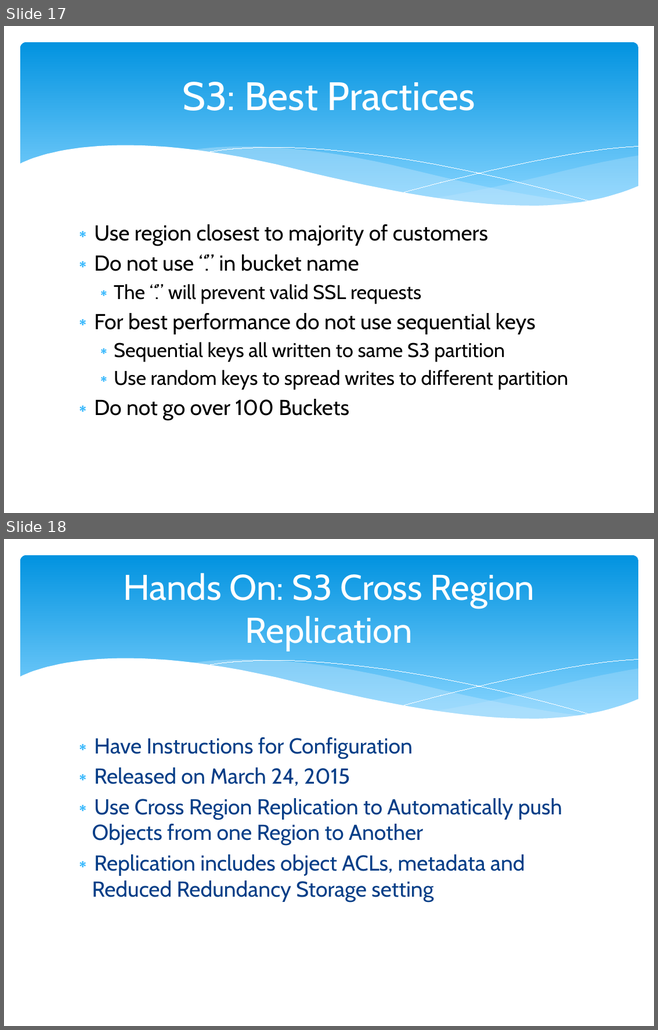
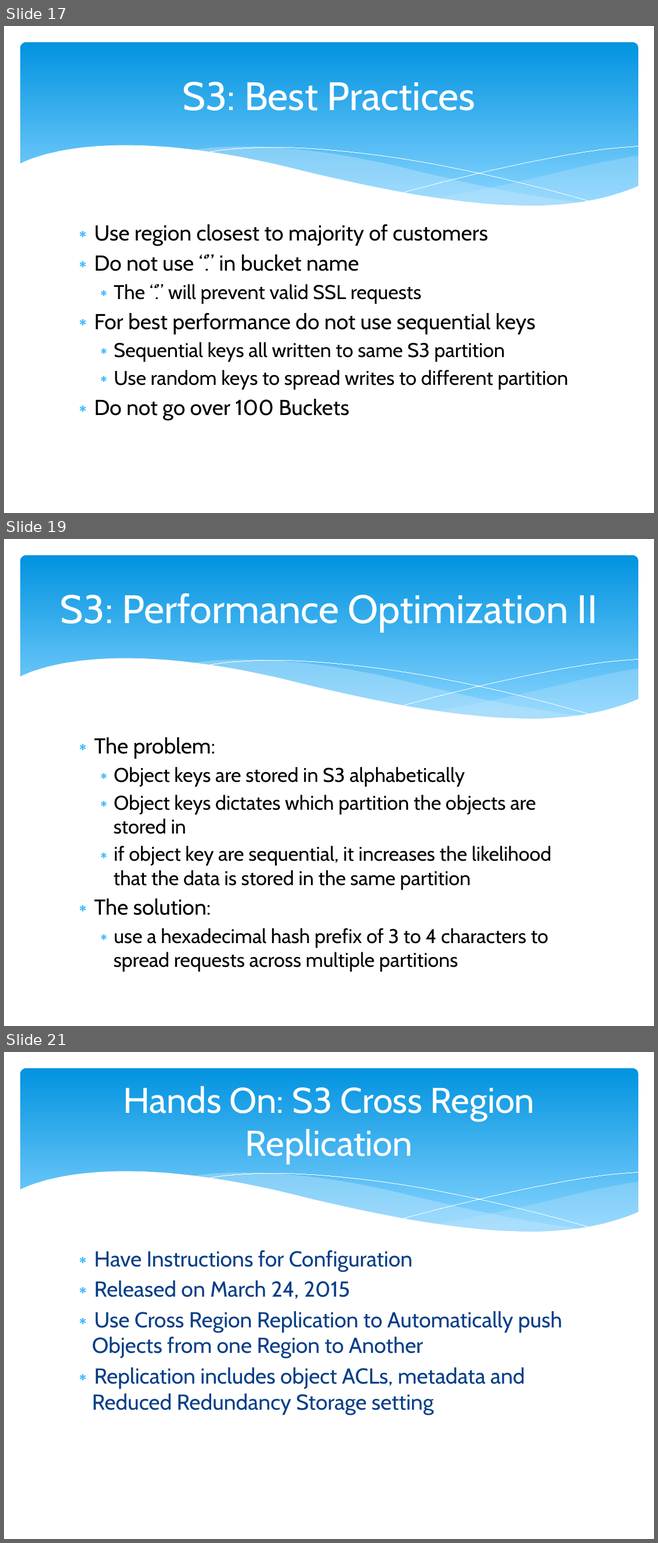
Before and after one commit to cloudavail/awstraining, a slide deck: aws-s3/aws-s3.pptx. Shown one above the other, each under a label of ours: slides 17 and 18 before the commit, slides 17, 19 and 21 after it; the slides between them are not shown. The pictures are 658x1030 and 658x1543 pixels, drawn with LibreOffice and Linux fonts; fonts in the diff are those of the drawing. Boxes give left, top, right and bottom in pixels: in the first picture for what was removed or moved away, otherwise in the second. Text is boxed around its words. In the diff, an @@ line names an element or a change of style, - is before the commit and + after.

Commit message:
adding S3 performance optimization

```diff
--- a/aws-s3/aws-s3.pptx
+++ b/aws-s3/aws-s3.pptx
@@ slide 19 added at [4,539,654,1026], background #FFFFFF; not listed: 6 template elements that a slide beside it also shows @@
@@ title added at [60,593,597,632], 44 pt, text #FFFFFF @@
+S3: Performance Optimization II
@@ text added at [94,737,552,972], 22 pt, text #000000 @@
+∗ The problem:
+  ∗ Object keys are stored in S3 alphabetically
+  ∗ Object keys dictates which partition the objects are stored in
+  ∗ if object key are sequential, it increases the likelihood that the data is stored in the same partition
+∗ The solution:
+  ∗ use a hexadecimal hash prefix of 3 to 4 characters to spread requests across multiple partitions
@@ what was slide 18 is now slide 21 @@
```
Also in this commit, not shown: 3 other slides added.
